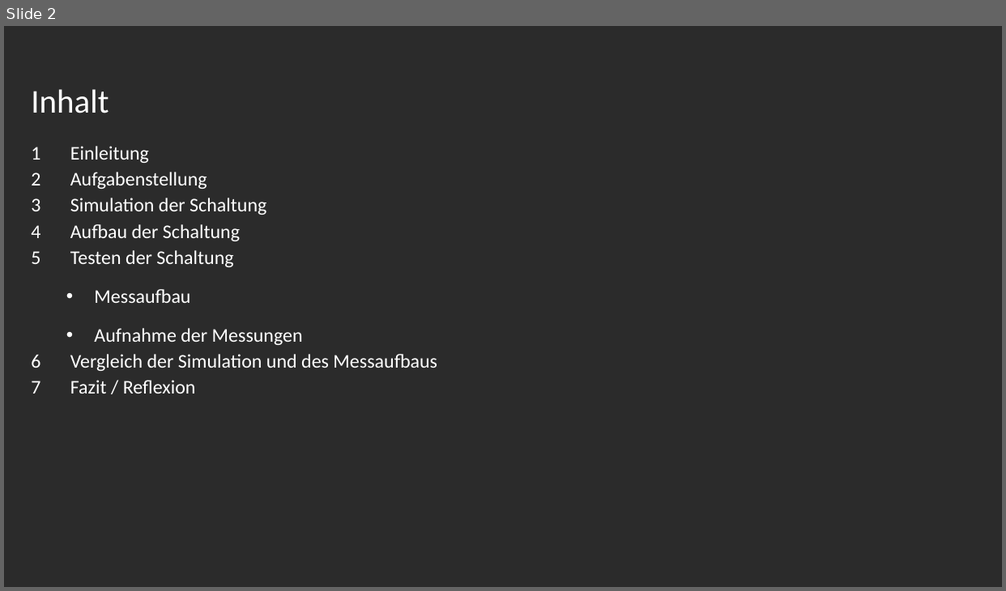
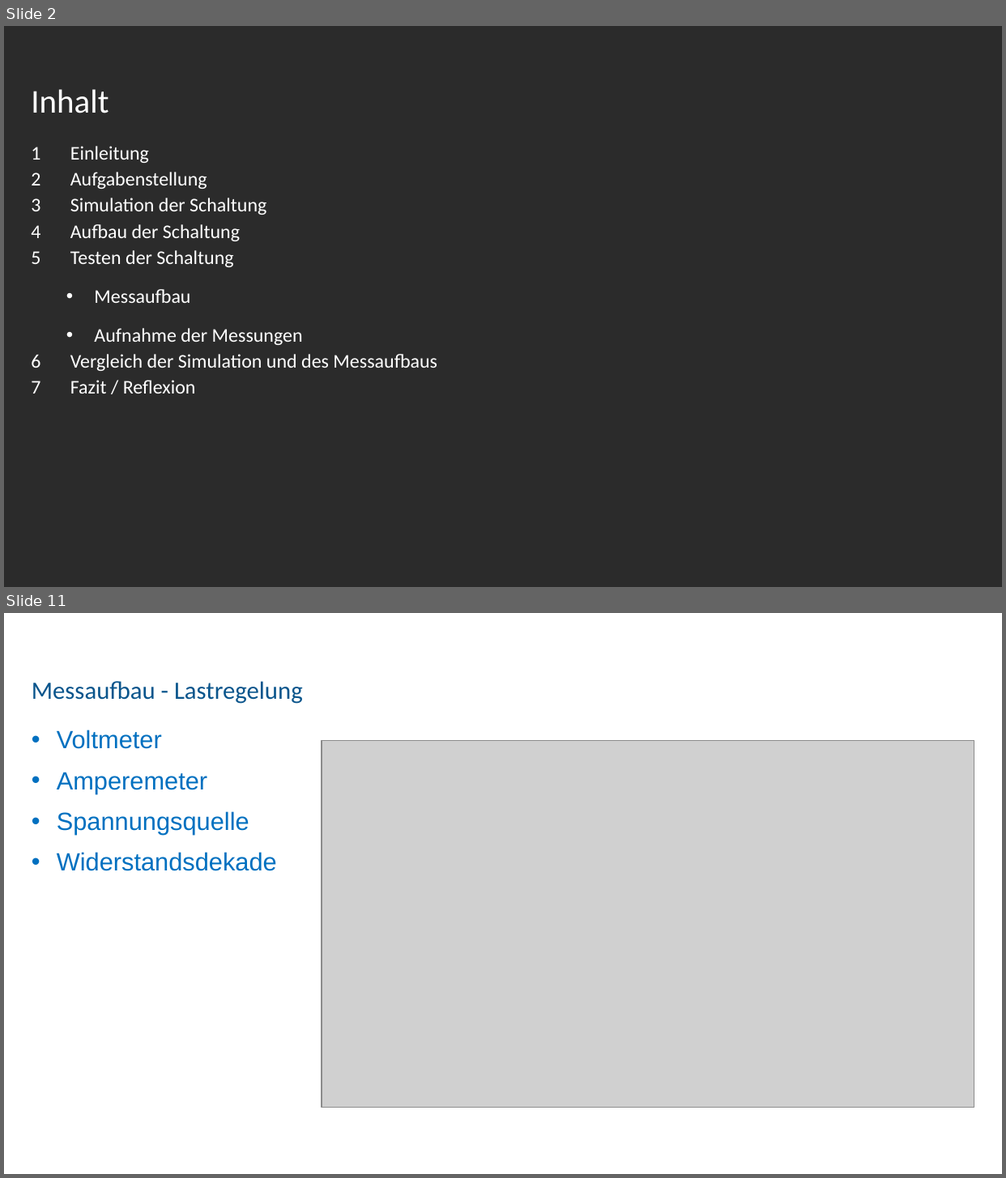
Before and after one commit to mimeiners/ASLK_PRO, a slide deck: docs/img/Experiment_11/Präsentation_ANS_LDO.pptx. Shown one above the other, each under a label of ours: slide 2 before the commit, slides 2 and 11 after it; the slides between them are not shown. The pictures are 1006x591 and 1006x1178 pixels, drawn with LibreOffice and Linux fonts; fonts in the diff are those of the drawing; grey boxes stand for pictures; background and template pictures are left out; a plain dark background stands for a picture behind light text. Boxes give left, top, right and bottom in pixels: in the first picture for what was removed or moved away, otherwise in the second. Text is boxed around its words. In the diff, an @@ line names an element or a change of style, - is before the commit and + after.

```diff
--- a/docs/img/Experiment_11/Präsentation_ANS_LDO.pptx
+++ b/docs/img/Experiment_11/Präsentation_ANS_LDO.pptx
@@ slide 11 added at (x1=4, y1=613, x2=1002, y2=1174), background picture (left out) @@
@@ title added at (x1=32, y1=681, x2=303, y2=704), 18 pt, text #0A558C @@
+Messaufbau - Lastregelung
@@ text added at (x1=57, y1=730, x2=277, y2=871), 18 pt, text #0070C0 @@
+• Voltmeter
+• Amperemeter
+• Spannungsquelle
+• Widerstandsdekade
@@ picture added at (x1=322, y1=741, x2=974, y2=1108) @@
```
Also in this commit, not shown: 8 slides changed, 2 other slides added, 2 slides removed, 5 other files.
